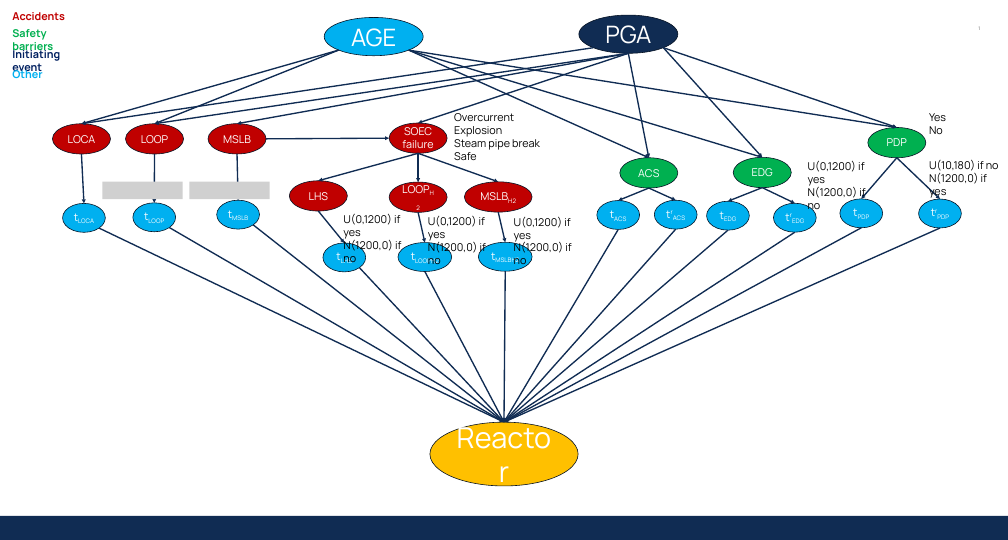
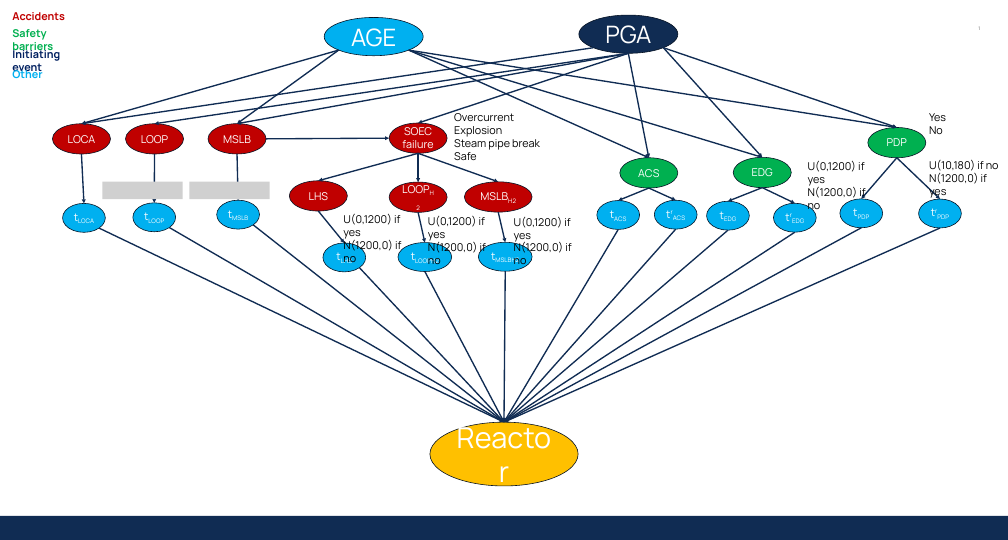
Before and after one commit to andreaperin/smr_ebn, a slide deck: slide 1 of Network.pptx. Drawn at 1008x540 pixels with LibreOffice and Linux fonts; fonts in the diff are those of the drawing; grey boxes stand for pictures; background and template pictures are left out. Boxes give left, top, right and bottom in pixels: in the first picture for what was removed or moved away, otherwise in the second. Text is boxed around its words. In the diff, an @@ line names an element or a change of style, - is before the commit and + after.

Commit message:
corrected network

```diff
--- a/Network.pptx
+++ b/Network.pptx
@@ arrow moved from (339, 50) - (155, 124) to (339, 50) - (237, 124) @@
```
